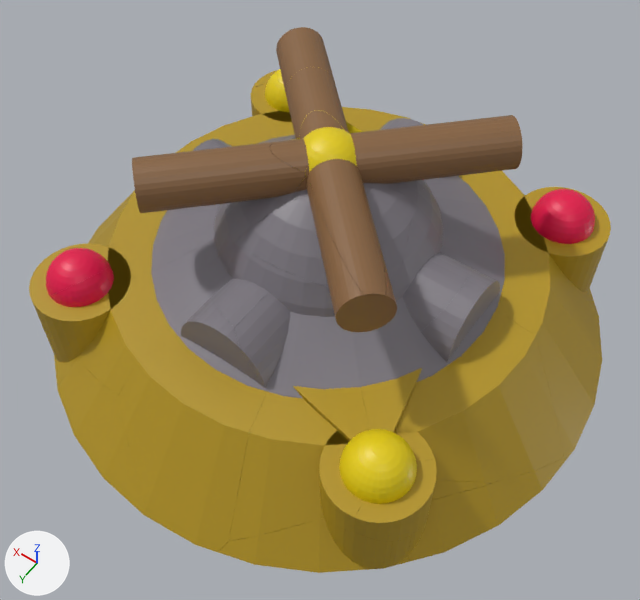
One commit to the COLLADA model Blender/LandBunkerDebris.dae: the scene before it, then after it.
Rendered twice from a camera (50 mm lens) standing at (-4.28, 6.17, 9.81) and looking at (-0.3, 0.6, 1.06). Arrows for +X, +Y and +Z are at lower left; the lights stay in place. Where no turn or scale is listed for an object, it has been applied to the vertices.

The older version as bpy lines, for what is in view:
```python
ob_cylinder_001_cell_003 = bpy.data.objects.new('Cylinder.001_cell.003', me_cylinder_001_cell_002)
ob_cylinder_001_cell_003.location = (0.36, 1.3, 1.5)
ob_cylinder_cell_001 = bpy.data.objects.new('Cylinder_cell.001', me_cylinder_cell_000)
ob_cylinder_cell_001.location = (-1.94, 2.57, 0.24)
ob_cylinder_cell_002 = bpy.data.objects.new('Cylinder_cell.002', me_cylinder_cell_001)
ob_cylinder_cell_002.location = (-2.65, 2.44, 0.31)
ob_cylinder_cell_003 = bpy.data.objects.new('Cylinder_cell.003', me_cylinder_cell_002)
ob_cylinder_cell_003.location = (1.38, 2.82, 0.22)
ob_cylinder_cell_004 = bpy.data.objects.new('Cylinder_cell.004', me_cylinder_cell_003)
ob_cylinder_cell_004.location = (2.21, 2.23, 1.01)
ob_cylinder_cell_006 = bpy.data.objects.new('Cylinder_cell.006', me_cylinder_cell_005)
ob_cylinder_cell_006.location = (2.35, -1.85, 0.39)
ob_cylinder_cell_007 = bpy.data.objects.new('Cylinder_cell.007', me_cylinder_cell_006)
ob_cylinder_cell_007.location = (-0.95, 1.34, 0.73)
ob_cylinder_cell_008 = bpy.data.objects.new('Cylinder_cell.008', me_cylinder_cell_007)
ob_cylinder_cell_008.location = (-2.63, 1.89, 0.61)
ob_cylinder_cell_010 = bpy.data.objects.new('Cylinder_cell.010', me_cylinder_cell_009)
ob_cylinder_cell_010.location = (-1.27, 0.82, 0.72)
# also in view: 'Cylinder_cell.018' at (-2.7, 1.31, 0.33); 'Cone_cell.001' at (-1.13, 0.85, 1.87); 'Sphere_cell.006' at (0.75, 0.4, 1.86); 'Cylinder.005_cell.001' at (-1.77, 0.0, 1.25); 'Sphere.004_cell.005' at (1.24, -1.24, 2.75)
```
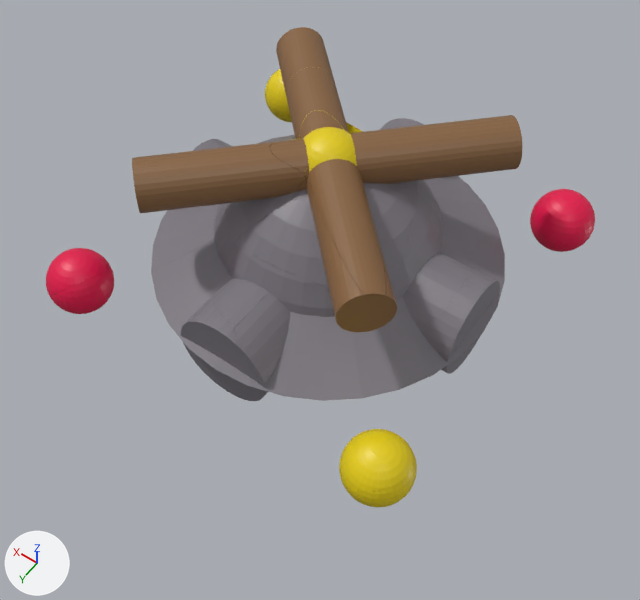
Location of each change, [x1, y1, x2, y2] in pixels of the pictures (640 x 600 px):
'Cylinder_cell.013', deleted (yellow)
    before: [118, 336, 267, 552]
'Cylinder_cell.015', deleted (yellow)
    before: [394, 310, 564, 483]
'Cylinder_cell.012', deleted (yellow)
    before: [390, 114, 611, 461]
'Cylinder_cell.011', deleted (yellow)
    before: [229, 392, 363, 541]
'Cylinder_cell.019', deleted (yellow)
    before: [77, 244, 178, 395]
'Cylinder_cell.001', deleted (yellow)
    before: [218, 508, 393, 573]
'Cylinder_cell.003', deleted (yellow)
    before: [57, 359, 151, 519]
'Cylinder_cell.018', deleted (yellow)
    before: [406, 459, 565, 561]
'Cylinder_cell.020', deleted (yellow)
    before: [91, 107, 391, 246]
'Cylinder_cell.004', deleted (yellow)
    before: [29, 243, 131, 357]
'Cylinder_cell.017', deleted (yellow)
    before: [354, 459, 437, 542]
'Cylinder_cell.007', deleted (yellow)
    before: [293, 386, 370, 441]
'Cylinder_cell.010', deleted (yellow)
    before: [361, 367, 423, 432]
'Cylinder_cell.014', deleted (yellow)
    before: [39, 318, 77, 386]
'Cylinder_cell.008', deleted (yellow)
    before: [432, 481, 490, 500]
'Cylinder_cell.021', deleted (yellow)
    before: [251, 84, 291, 122]
'Cylinder_cell.002', deleted
    before: [386, 535, 412, 567]
'Cylinder_cell.006', deleted
    before: [88, 70, 277, 245]

The change, as a diff of the scene's bpy script:
```diff
--- a/Blender/LandBunkerDebris.dae.py
+++ b/Blender/LandBunkerDebris.dae.py
@@ ob_cylinder_cell_001 @@
-ob_cylinder_cell_001 = bpy.data.objects.new('Cylinder_cell.001', me_cylinder_cell_000)
@@ ob_cylinder_cell_002 @@
-ob_cylinder_cell_002 = bpy.data.objects.new('Cylinder_cell.002', me_cylinder_cell_001)
@@ ob_cylinder_cell_003 @@
-ob_cylinder_cell_003 = bpy.data.objects.new('Cylinder_cell.003', me_cylinder_cell_002)
@@ ob_cylinder_cell_004 @@
-ob_cylinder_cell_004 = bpy.data.objects.new('Cylinder_cell.004', me_cylinder_cell_003)
@@ ob_cylinder_cell_006 @@
-ob_cylinder_cell_006 = bpy.data.objects.new('Cylinder_cell.006', me_cylinder_cell_005)
@@ ob_cylinder_cell_007 @@
-ob_cylinder_cell_007 = bpy.data.objects.new('Cylinder_cell.007', me_cylinder_cell_006)
@@ ob_cylinder_cell_008 @@
-ob_cylinder_cell_008 = bpy.data.objects.new('Cylinder_cell.008', me_cylinder_cell_007)
@@ ob_cylinder_cell_010 @@
-ob_cylinder_cell_010 = bpy.data.objects.new('Cylinder_cell.010', me_cylinder_cell_009)
@@ ob_cylinder_cell_011 @@
-ob_cylinder_cell_011 = bpy.data.objects.new('Cylinder_cell.011', me_cylinder_cell_010)
@@ ob_cylinder_cell_012 @@
-ob_cylinder_cell_012 = bpy.data.objects.new('Cylinder_cell.012', me_cylinder_cell_011)
@@ ob_cylinder_cell_013 @@
-ob_cylinder_cell_013 = bpy.data.objects.new('Cylinder_cell.013', me_cylinder_cell_012)
@@ ob_cylinder_cell_014 @@
-ob_cylinder_cell_014 = bpy.data.objects.new('Cylinder_cell.014', me_cylinder_cell_013)
@@ ob_cylinder_cell_015 @@
-ob_cylinder_cell_015 = bpy.data.objects.new('Cylinder_cell.015', me_cylinder_cell_014)
@@ ob_cylinder_cell_017 @@
-ob_cylinder_cell_017 = bpy.data.objects.new('Cylinder_cell.017', me_cylinder_cell_017)
@@ ob_cylinder_cell_018 @@
-ob_cylinder_cell_018 = bpy.data.objects.new('Cylinder_cell.018', me_cylinder_cell_018)
@@ ob_cylinder_cell_019 @@
-ob_cylinder_cell_019 = bpy.data.objects.new('Cylinder_cell.019', me_cylinder_cell_019)
@@ ob_cylinder_cell_020 @@
-ob_cylinder_cell_020 = bpy.data.objects.new('Cylinder_cell.020', me_cylinder_cell_020)
@@ ob_cylinder_cell_021 @@
-ob_cylinder_cell_021 = bpy.data.objects.new('Cylinder_cell.021', me_cylinder_cell_021)
```
